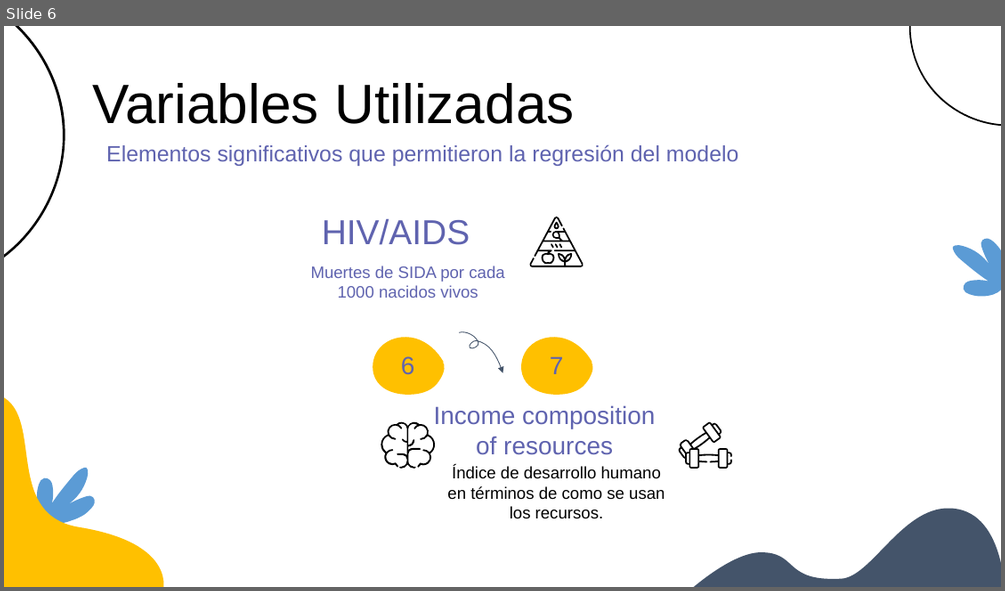
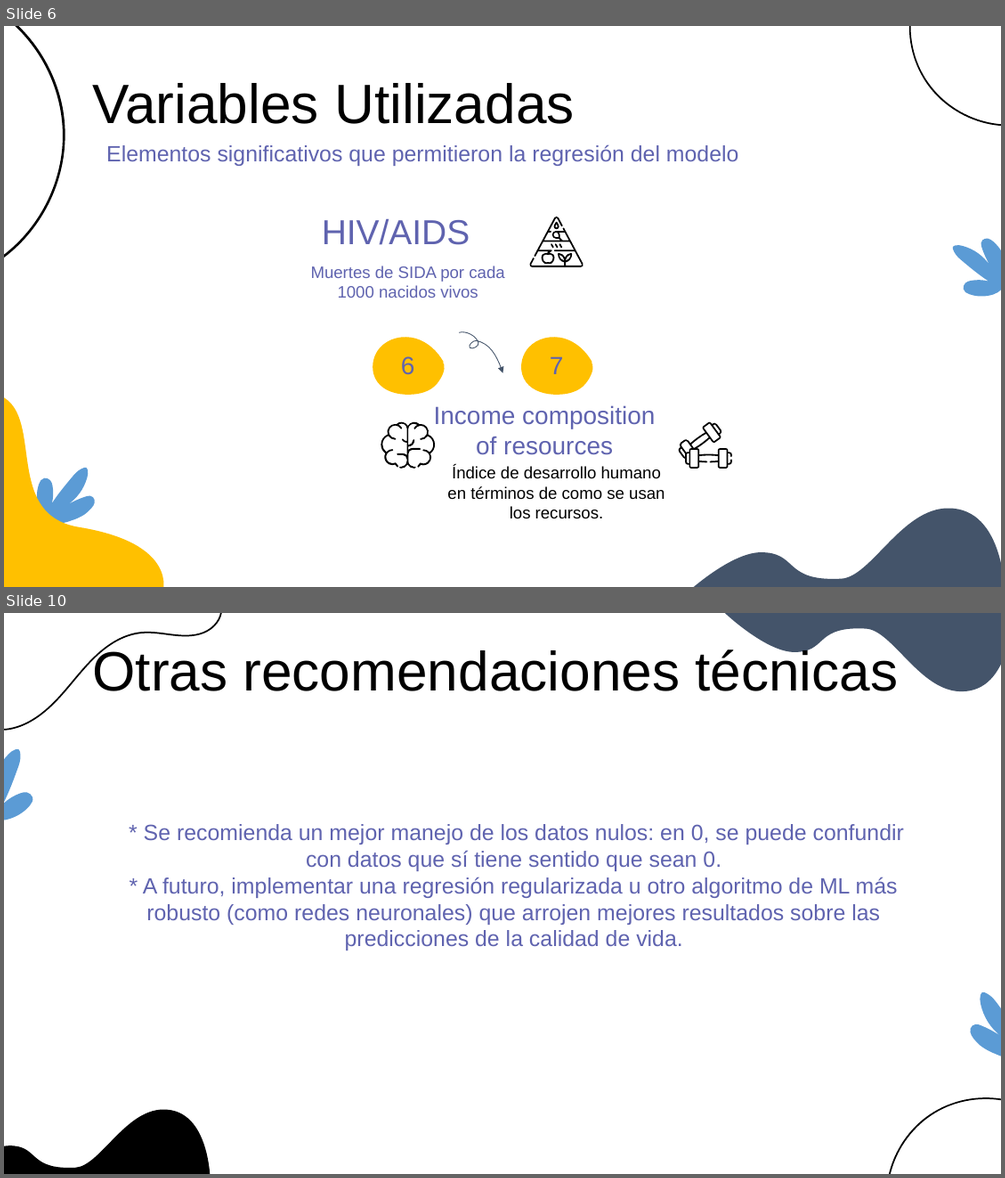
Before and after one commit to sofiaalvarezlopez/BI-Lab3, a slide deck: Presentacion_final.pptx. Shown one above the other, each under a label of ours: slide 6 before the commit, slides 6 and 10 after it; the slides between them are not shown. The pictures are 1005x591 and 1005x1178 pixels, drawn with LibreOffice and Linux fonts; fonts in the diff are those of the drawing; background and template pictures are left out. Boxes give left, top, right and bottom in pixels: in the first picture for what was removed or moved away, otherwise in the second. Text is boxed around its words. In the diff, an @@ line names an element or a change of style, - is before the commit and + after.

```diff
--- a/Presentacion_final.pptx
+++ b/Presentacion_final.pptx
@@ slide 10 added at box(4, 613, 1001, 1174), background #FFFFFF @@
@@ freeform shape added at box(4, 613, 229, 792), fill #000000 @@
@@ freeform shape added at box(725, 613, 1001, 691), fill #44546A @@
@@ title added at box(92, 647, 898, 691), 53.3 pt, text #000000 @@
+Otras recomendaciones técnicas
@@ freeform shape added at box(4, 739, 45, 828), fill #5B9BD5 @@
@@ text added at box(143, 824, 904, 950), 21.3 pt, text #5F63AF @@
+* Se recomienda un mejor manejo de los datos nulos: en 0, se puede confundir con datos que sí tiene sentido que sean 0.
+* A futuro, implementar una regresión regularizada u otro algoritmo de ML más robusto (como redes neuronales) que arrojen mejores resultados sobre las predicciones de la calidad de vida.
@@ freeform shape added at box(954, 973, 1001, 1072), fill #5B9BD5 @@
@@ freeform shape added at box(4, 1110, 210, 1174), fill #000000 @@
@@ freeform shape added at box(886, 1096, 1001, 1174), fill #000000 @@
```
Also in this commit, not shown: 2 slides changed, 2 other slides added, 2 slides removed, 2 other files.
